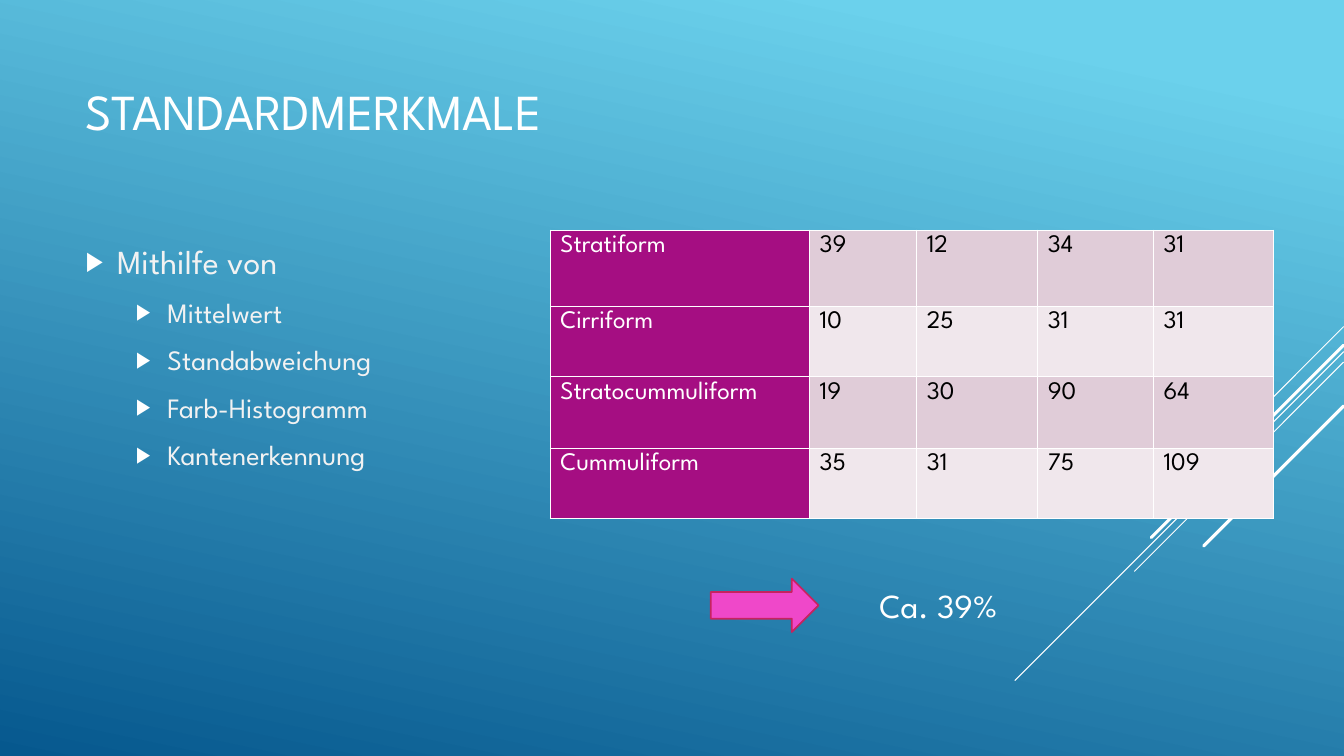
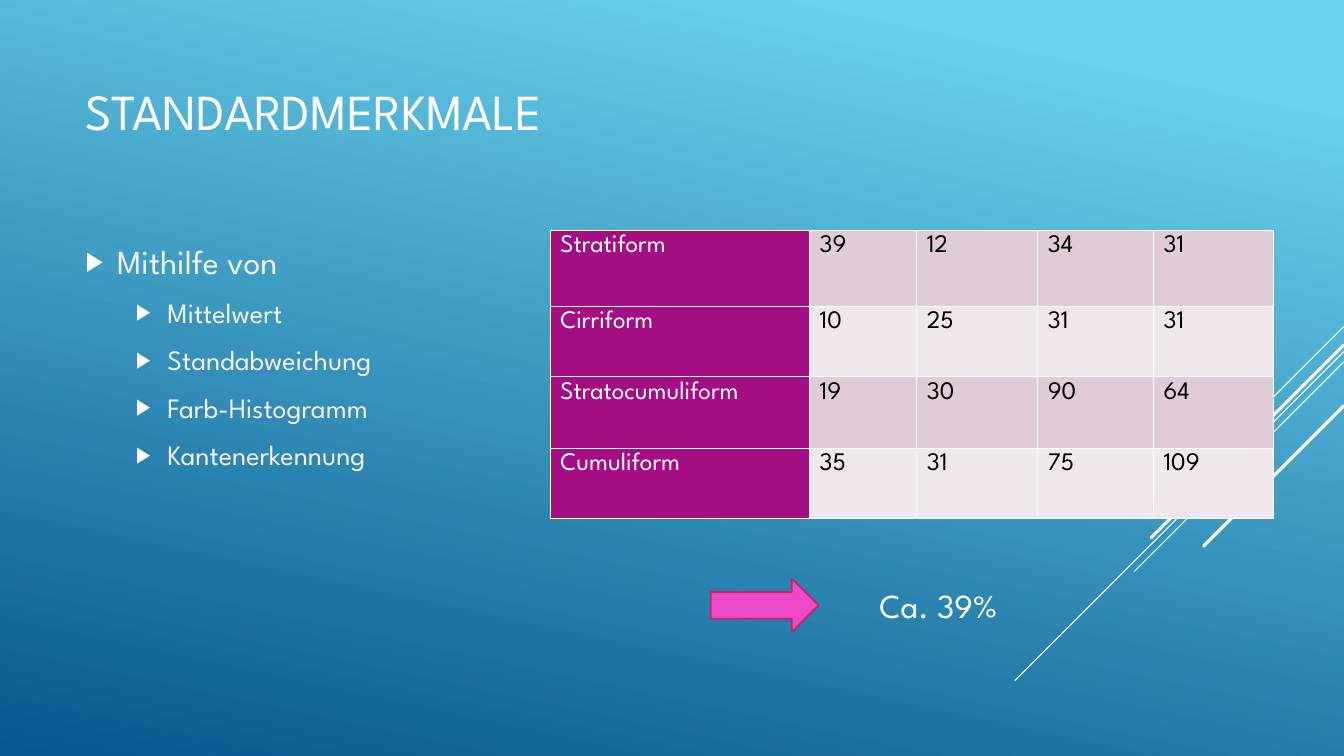
Before and after one commit to Menkeyshow/computer_vision_clouds, a slide deck: slide 16 of ausarbeitung/Wolken (1).pptx (slide 15 before the commit). Drawn at 1344x756 pixels with LibreOffice and Linux fonts; fonts in the diff are those of the drawing. Boxes give left, top, right and bottom in pixels: in the first picture for what was removed or moved away, otherwise in the second. Text is boxed around its words. In the diff, an @@ line names an element or a change of style, - is before the commit and + after.

```diff
--- a/ausarbeitung/Wolken (1).pptx
+++ b/ausarbeitung/Wolken (1).pptx
@@ table at [551, 230, 1273, 518] @@
-row 3, column 1: Stratocummuliform
+row 3, column 1: Stratocumuliform
-row 4, column 1: Cummuliform
+row 4, column 1: Cumuliform
```
Also in this commit, not shown: 4 other slides changed, 1 slide added.
